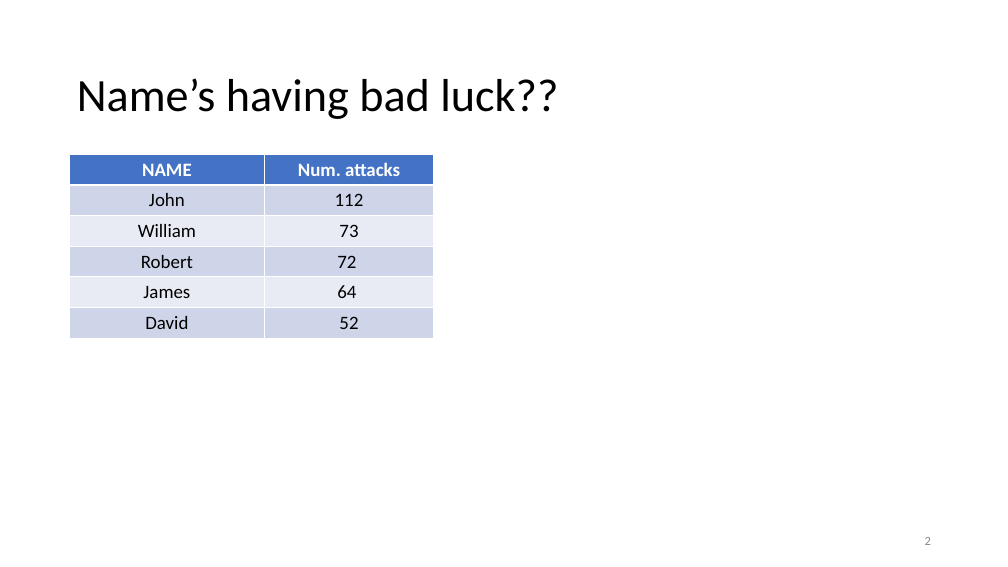
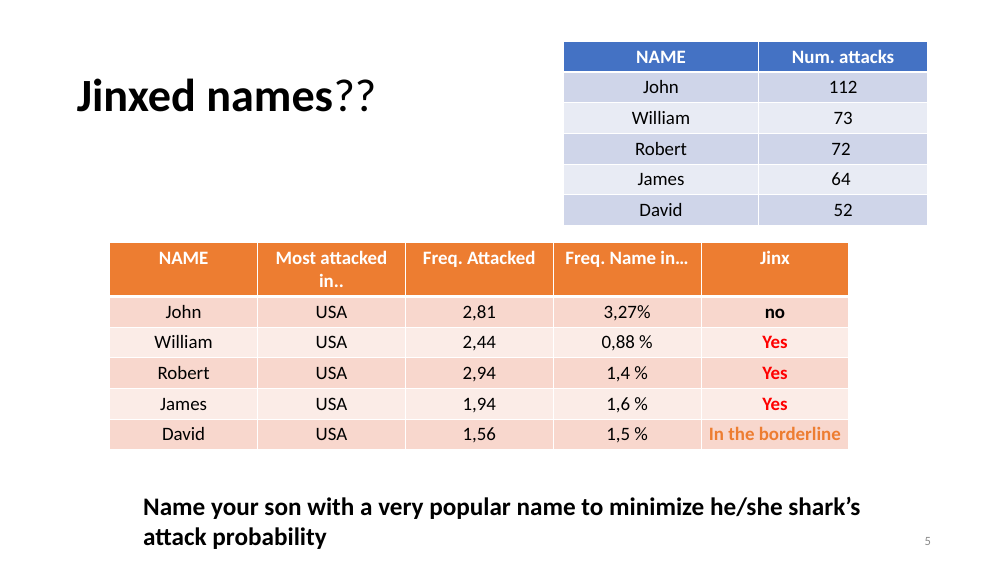
Before and after one commit to psaeztorres/PROJECT-1, a slide deck: slide 5 of images/Shark attacks.pptx (slide 2 before the commit). Drawn at 1008x567 pixels with LibreOffice and Linux fonts; fonts in the diff are those of the drawing. Boxes give left, top, right and bottom in pixels: in the first picture for what was removed or moved away, otherwise in the second. Text is boxed around its words. In the diff, an @@ line names an element or a change of style, - is before the commit and + after.

```diff
--- a/images/Shark attacks.pptx
+++ b/images/Shark attacks.pptx
@@ table: place and size @@
-table at bbox=[70, 154, 433, 338]
+table at bbox=[563, 42, 927, 225]
@@ title at bbox=[77, 78, 376, 112]: text changed; bold on @@
-Name’s having bad luck??
+Jinxed names??
@@ table added at bbox=[110, 243, 851, 449], 6 rows, 5 columns @@
+NAME | Most attacked in.. | Freq. Attacked | Freq. Name in… | Jinx
+John | USA | 2,81 | 3,27% | no
+William | USA | 2,44 | 0,88 % | Yes
+Robert | USA | 2,94 | 1,4 % | Yes
+James | USA | 1,94 | 1,6 % | Yes
+David | USA | 1,56 | 1,5 % | In the borderline
@@ text added at bbox=[143, 497, 860, 549], 24 pt, text #000000, bold @@
+Name your son with a very popular name to minimize he/she shark’s attack probability
@@ page number at bbox=[925, 537, 931, 545]: text changed @@
-2
+5
```
Also in this commit, not shown: 1 other slide changed, 2 slides added, 4 other files.
